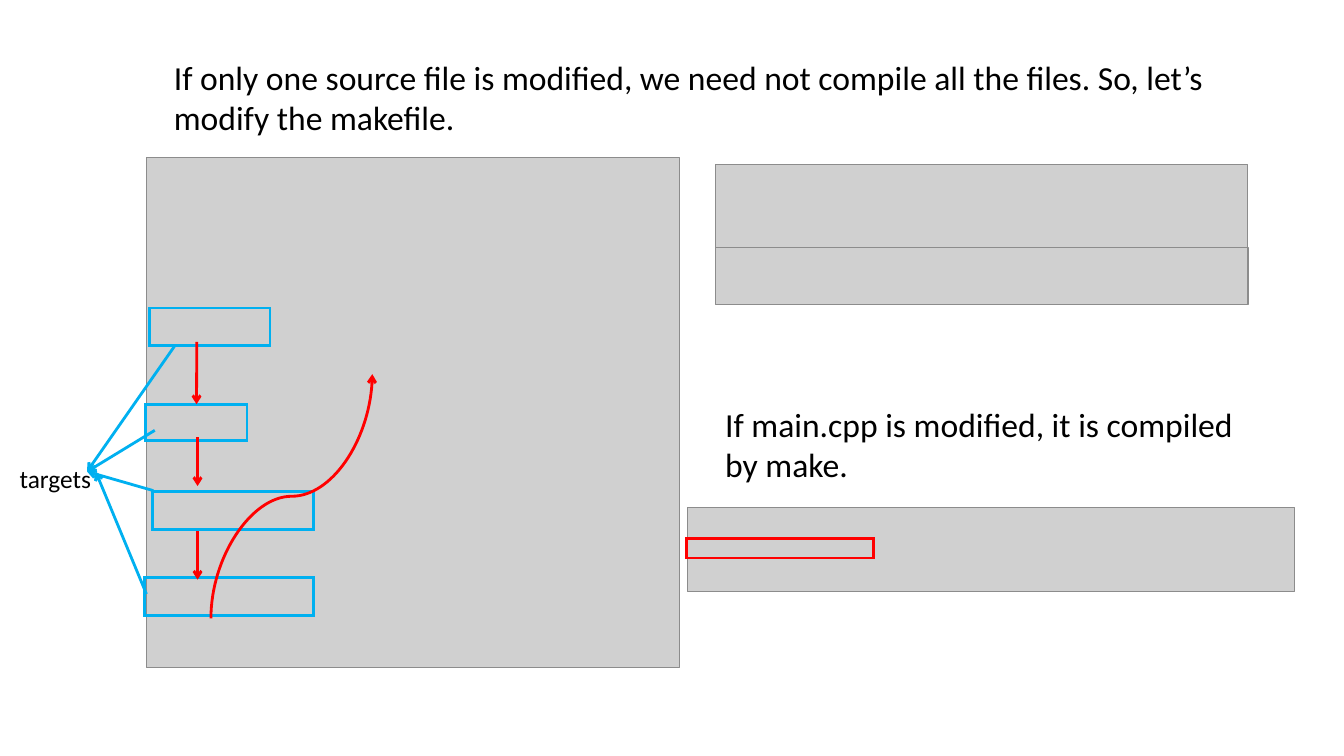
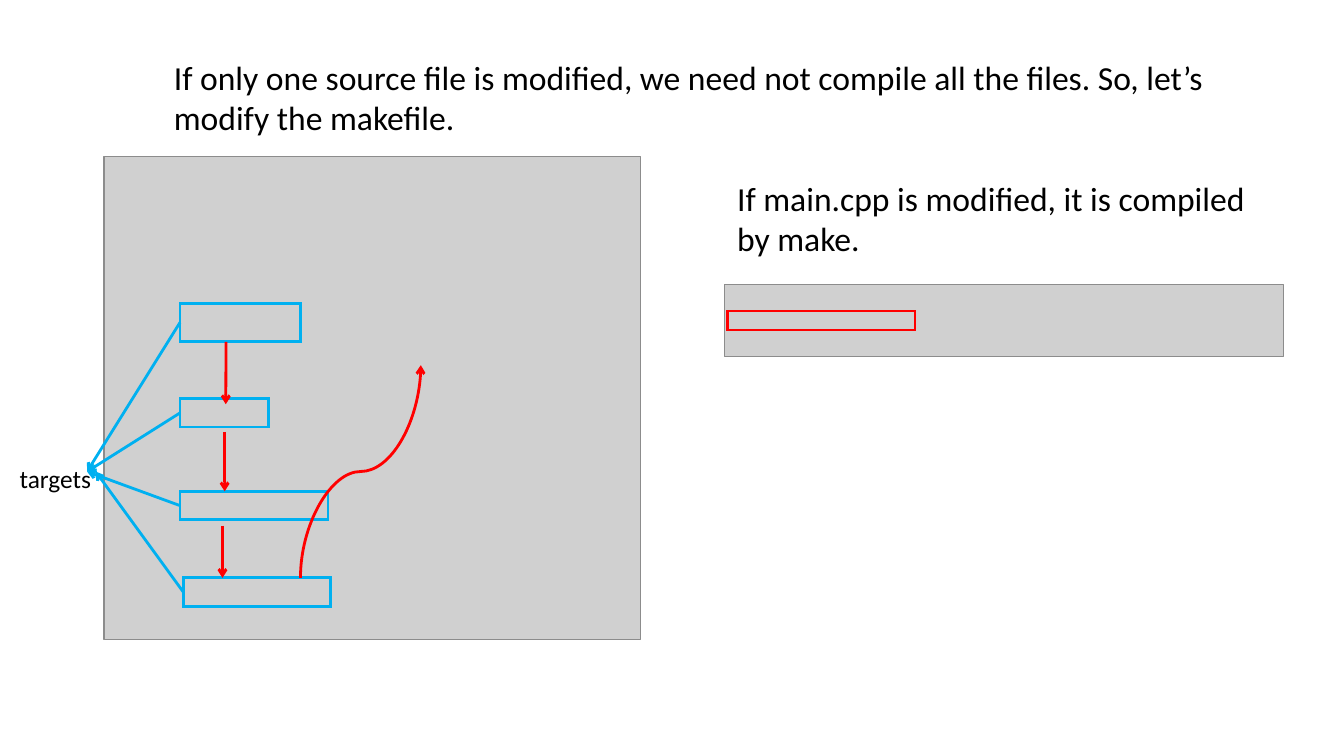
Before and after one commit to ShiqiYu/CPP, a slide deck: slide 9 of week04/Lab04.pptx. Drawn at 1344x756 pixels with LibreOffice and Linux fonts; fonts in the diff are those of the drawing; grey boxes stand for pictures; background and template pictures are left out. Boxes give left, top, right and bottom in pixels: in the first picture for what was removed or moved away, otherwise in the second. Text is boxed around its words. In the diff, an @@ line names an element or a change of style, - is before the commit and + after.

```diff
--- a/week04/Lab04.pptx
+++ b/week04/Lab04.pptx
@@ picture: place and size @@
-picture at box(146, 157, 680, 668)
+picture at box(104, 156, 640, 639)
@@ picture removed at box(716, 164, 1249, 248) @@
@@ text "If main.cpp is modified, it ...": place and size @@
-text "If main.cpp is modified, it ..." at box(725, 413, 1233, 483)
+text "If main.cpp is modified, it ..." at box(737, 187, 1245, 257)
@@ picture removed at box(716, 248, 1249, 306) @@
@@ picture added at box(725, 284, 1284, 357) @@
@@ arrow moved from (175, 346) - (87, 472) to (180, 323) - (87, 472) @@
@@ rectangle: place and size @@
-rectangle at box(149, 308, 269, 345)
+rectangle at box(180, 303, 300, 341)
@@ rectangle: place and size @@
-rectangle at box(687, 538, 874, 559)
+rectangle at box(728, 311, 915, 331)
@@ rectangle at box(728, 311, 915, 331): outline #FF0000 2 pt to #FF0000 1.5 pt @@
@@ arrow moved from (197, 342) - (197, 404) to (226, 342) - (226, 404) @@
@@ curved arrow moved from (211, 618) - (372, 374) to (300, 578) - (420, 365) @@
@@ arrow moved from (155, 431) - (87, 472) to (180, 413) - (87, 472) @@
@@ rectangle: place and size @@
-rectangle at box(145, 404, 247, 441)
+rectangle at box(180, 399, 269, 427)
@@ arrow moved from (198, 438) - (198, 486) to (225, 433) - (225, 491) @@
@@ arrow moved from (153, 491) - (87, 472) to (180, 506) - (87, 472) @@
@@ arrow moved from (146, 594) - (96, 472) to (184, 592) - (96, 472) @@
@@ rectangle: place and size @@
-rectangle at box(152, 492, 314, 529)
+rectangle at box(180, 492, 329, 520)
@@ picture removed at box(688, 507, 1295, 592) @@
@@ arrow moved from (198, 531) - (198, 580) to (223, 525) - (223, 578) @@
@@ rectangle: place and size @@
-rectangle at box(144, 578, 314, 615)
+rectangle at box(184, 578, 331, 606)
```
Also in this commit, not shown: 18 other slides changed, 4 slides added, 2 slides removed, 1 other file.
